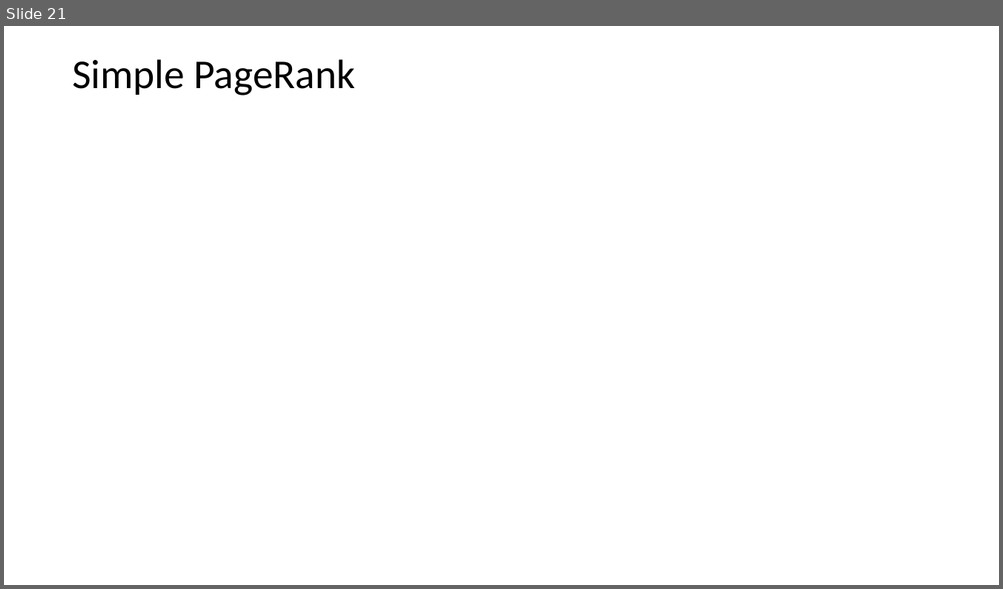
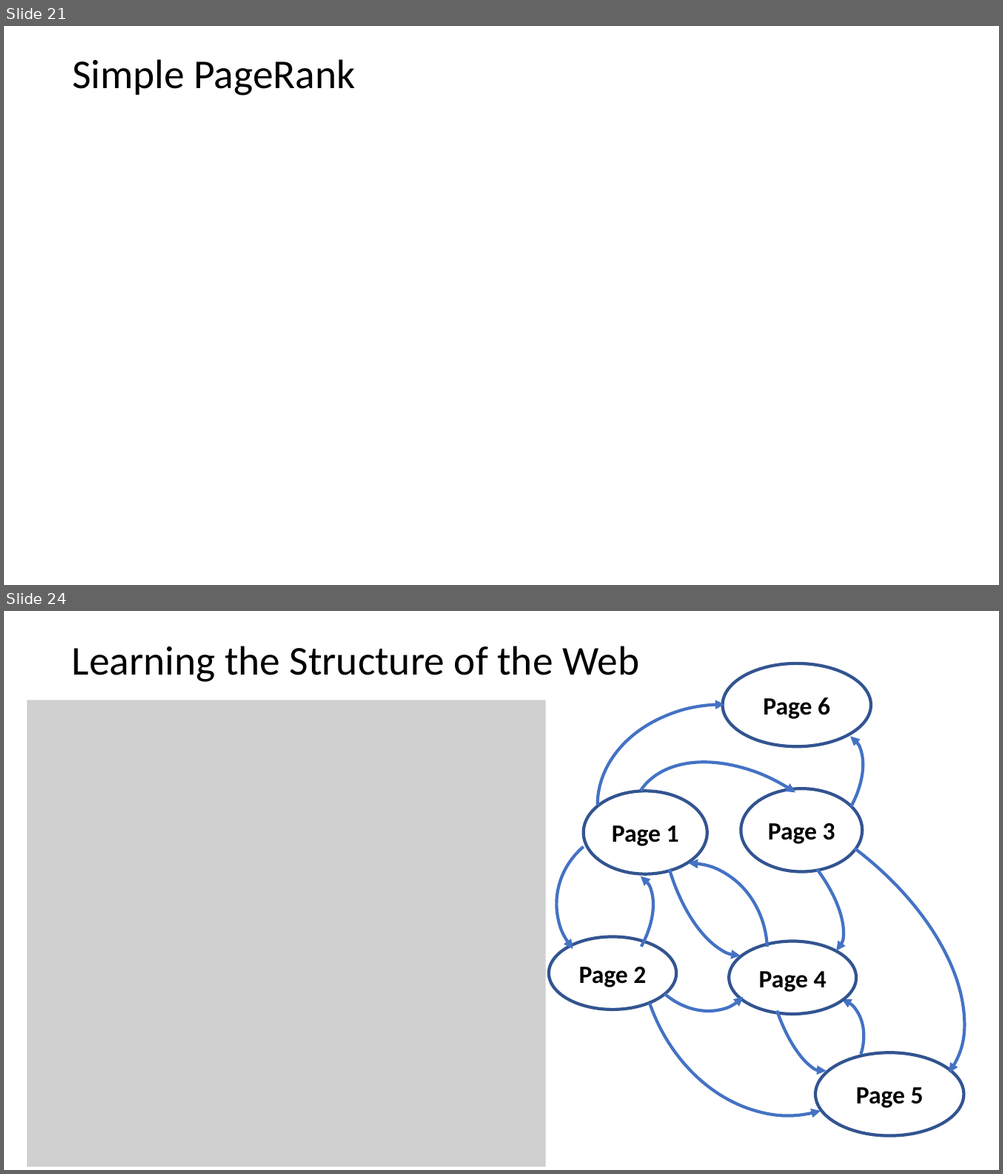
Before and after one commit to StephenElston/CSCI-E-108, a slide deck: slides/5_WebSearching.pptx. Shown one above the other, each under a label of ours: slide 21 before the commit, slides 21 and 24 after it; the slides between them are not shown. The pictures are 1003x589 and 1003x1174 pixels, drawn with LibreOffice and Linux fonts; fonts in the diff are those of the drawing; grey boxes stand for pictures. Boxes give left, top, right and bottom in pixels: in the first picture for what was removed or moved away, otherwise in the second. Text is boxed around its words. In the diff, an @@ line names an element or a change of style, - is before the commit and + after.

```diff
--- a/slides/5_WebSearching.pptx
+++ b/slides/5_WebSearching.pptx
@@ slide 24 added at [4,611,999,1170], background #FFFFFF @@
@@ title added at [72,646,639,682], 39.6 pt, text #000000 @@
+Learning the Structure of the Web
@@ ellipse added at [723,664,871,747], outline #325491 3 pt, 24 pt, text #000000, bold @@
+Page 6
@@ picture added at [27,700,546,1167] @@
@@ arc (boxed as its full ellipse) added at [538,721,999,1170], outline #4472C4 3 pt @@
@@ arc (boxed as its full ellipse) added at [593,721,902,1005], outline #4472C4 3 pt @@
@@ arc (boxed as its full ellipse) added at [597,705,851,906], outline #4472C4 3 pt @@
@@ arc (boxed as its full ellipse) added at [757,719,881,863], outline #4472C4 3 pt @@
@@ arc (boxed as its full ellipse) added at [640,741,794,969], outline #4472C4 3 pt @@
@@ arc (boxed as its full ellipse) added at [601,766,948,1149], outline #4472C4 3 pt @@
@@ arc (boxed as its full ellipse) added at [527,799,732,1004], outline #4472C4 3 pt @@
@@ ellipse added at [583,791,707,874], outline #325491 3 pt, 24 pt, text #000000, bold @@
+Page 1
@@ arc (boxed as its full ellipse) added at [714,806,863,971], outline #4472C4 3 pt @@
@@ ellipse added at [740,789,862,872], outline #325491 3 pt, 24 pt, text #000000, bold @@
+Page 3
@@ arc (boxed as its full ellipse) added at [547,858,671,1003], outline #4472C4 3 pt @@
@@ arc (boxed as its full ellipse) added at [610,863,767,1040], outline #4472C4 3 pt @@
@@ arc (boxed as its full ellipse) added at [617,874,778,1034], outline #4472C4 3 pt @@
@@ ellipse added at [549,937,676,1010], outline #325491 3 pt, 24 pt, text #000000, bold @@
+Page 2
@@ ellipse added at [729,942,856,1014], outline #325491 3 pt, 24 pt, text #000000, bold @@
+Page 4
@@ arc (boxed as its full ellipse) added at [753,925,851,1079], outline #4472C4 3 pt @@
@@ arc (boxed as its full ellipse) added at [780,989,876,1100], outline #4472C4 3 pt @@
@@ ellipse added at [815,1054,964,1137], outline #325491 3 pt, 24 pt, text #000000, bold @@
+Page 5
```
Also in this commit, not shown: 4 slides changed, 10 other slides added, 1 slide removed.
